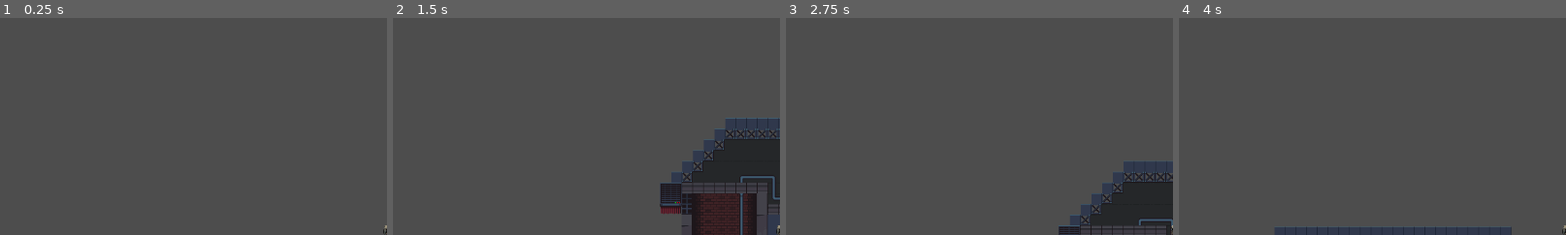
Above: before the commit, frames 1-4 (left to right).
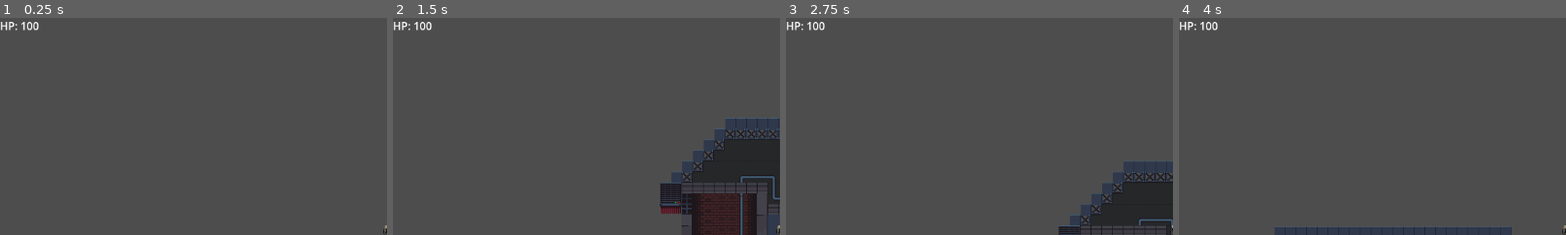
Above: after the commit, the same moments.

Repository: Alan222-coder/Godot-El-eternauta
Game: Godot game, scene res://Nivel1.tscn
Same seed, same stepped clock (60 frames per second), same inputs: the game is played once before the commit and once after it.
Inputs:
- Up to frame 1 (0.25 s): no input
- Up to frame 2 (1.5 s): tap Enter (ui_accept) at 0.5, 0.77 s; hold D (mderecha) from 0.53 s (still down); tap Z (bajar) at 0.6 s; tap E (interact) at 1.35 s
- Up to frame 3 (2.75 s): tap Enter (ui_accept) at 1.52 s; release D (mderecha) at 2.03 s; hold A (mizquierda) from 2.03 s (still down); tap X (teleport) at 2.1 s
- Up to frame 4 (4 s): release A (mizquierda) at 2.78 s; hold D (mderecha) from 2.78 s (still down); tap Z (bajar) at 2.85 s; tap Enter (ui_accept) at 3.02, 3.77 s; tap E (interact) at 3.6 s
The pictures show only the part of the screen within x 0-50%, y 0-50%; the shares and areas given below are measured in that part.

The runs differ from the first frame. In frame 1, 0.2% of the frame differs, in the area x 0-11%, y 1-6%; in frame 2, 0.2%; in frame 3, 0.2%; in frame 4, 0.2%.

Commit message:
vida
La vida es un carrucel

Diff:
--- a/Nivel1.tscn
+++ b/Nivel1.tscn
@@ -301,6 +301,9 @@
 sources/0 = SubResource("TileSetAtlasSource_lf6j1")
 
 [sub_resource type="CapsuleShape2D" id="CapsuleShape2D_qpwqs"]
+
+[sub_resource type="RectangleShape2D" id="RectangleShape2D_qpwqs"]
+size = Vector2(33, 40)
 
 [sub_resource type="CapsuleShape2D" id="CapsuleShape2D_snpaj"]
 height = 32.0
@@ -722,6 +725,12 @@
 scale = Vector2(0.09, 0.11333331)
 texture = ExtResource("3_s48l2")
 
+[node name="Hitbox" type="Area2D" parent="World/Enemigos/CharacterBody2D" unique_id=1497408558]
+
+[node name="CollisionShape2D" type="CollisionShape2D" parent="World/Enemigos/CharacterBody2D/Hitbox" unique_id=186602808]
+position = Vector2(-0.5, -1)
+shape = SubResource("RectangleShape2D_qpwqs")
+
 [node name="CharacterBody2D" type="CharacterBody2D" parent="World" unique_id=931044742 groups=["player"]]
 z_index = 1
 position = Vector2(40, 79.92999)
@@ -876,6 +885,13 @@
 scroll_fit_content_height = true
 scroll_fit_content_width = true
 
+[node name="CanvasLayer" type="CanvasLayer" parent="." unique_id=1943636343]
+
+[node name="Label" type="Label" parent="CanvasLayer" unique_id=18115639]
+offset_right = 40.0
+offset_bottom = 23.0
+
+[connection signal="body_entered" from="World/Enemigos/CharacterBody2D/Hitbox" to="World/Enemigos/CharacterBody2D" method="_on_hitbox_body_entered"]
 [connection signal="body_entered" from="Portal_Escalera" to="Portal_Escalera" method="_on_body_entered"]
 [connection signal="body_exited" from="Portal_Escalera" to="Portal_Escalera" method="_on_portal_escalera_body_exited"]
 [connection signal="body_entered" from="Portal_Escalera2" to="Portal_Escalera2" method="_on_body_entered"]
--- a/PlayerMovimiento.gd
+++ b/PlayerMovimiento.gd
@@ -1,11 +1,17 @@
 extends CharacterBody2D
-
 
 const SPEED = 300.0
 const JUMP_VELOCITY = -400.0
 
-@onready var animacion_de_jugador=$AnimationPlayer
-@onready var sprite2d=$Sprite2D
+# --- HP ---
+var hp_max: int = 100
+var hp: int = 100
+var invulnerable: bool = false
+
+@onready var animacion_de_jugador = $AnimationPlayer
+@onready var sprite2d = $Sprite2D
+@onready var hp_label: Label = $"../../CanvasLayer/Label"  # ← ajustá esta ruta
+
 func _physics_process(delta: float) -> void:
 	if not is_on_floor():
 		velocity += get_gravity() * delta
@@ -13,7 +19,6 @@
 	if Input.is_action_just_pressed("ui_accept") and is_on_floor():
 		velocity.y = JUMP_VELOCITY
 
-	# Movimiento combinado
 	var direction := Input.get_axis("ui_left", "ui_right") + Input.get_axis("mizquierda", "mderecha")
 	direction = clamp(direction, -1, 1)
 
@@ -29,6 +34,20 @@
 	elif direction == -1:
 		sprite2d.flip_h = true
 
+	# Actualizar texto HP cada frame
+	if hp_label:
+		hp_label.text = "HP: " + str(hp)
 
-func _on_portal_escalera_body_entered(body: Node2D) -> void:
-	pass # Replace with function body.
+func recibir_daño(cantidad: int) -> void:
+	if invulnerable:
+		return
+	hp -= cantidad
+	hp = max(hp, 0)
+	invulnerable = true
+	await get_tree().create_timer(0.5).timeout
+	invulnerable = false
+	if hp <= 0:
+		morir()
+
+func morir() -> void:
+	print("Moriste")
--- a/enemy.gd
+++ b/enemy.gd
@@ -9,12 +9,12 @@
 func _physics_process(delta):
 	if player == null:
 		return
-
-	# Add the gravity.
 	if not is_on_floor():
 		velocity += get_gravity() * delta
-
 	var direction = (player.global_position - global_position).normalized()
 	velocity.x = direction.x * speed
+	move_and_slide()
 
-	move_and_slide()
+	for body in $Hitbox.get_overlapping_bodies():
+		if body.has_method("recibir_daño"):
+			body.recibir_daño(10)
